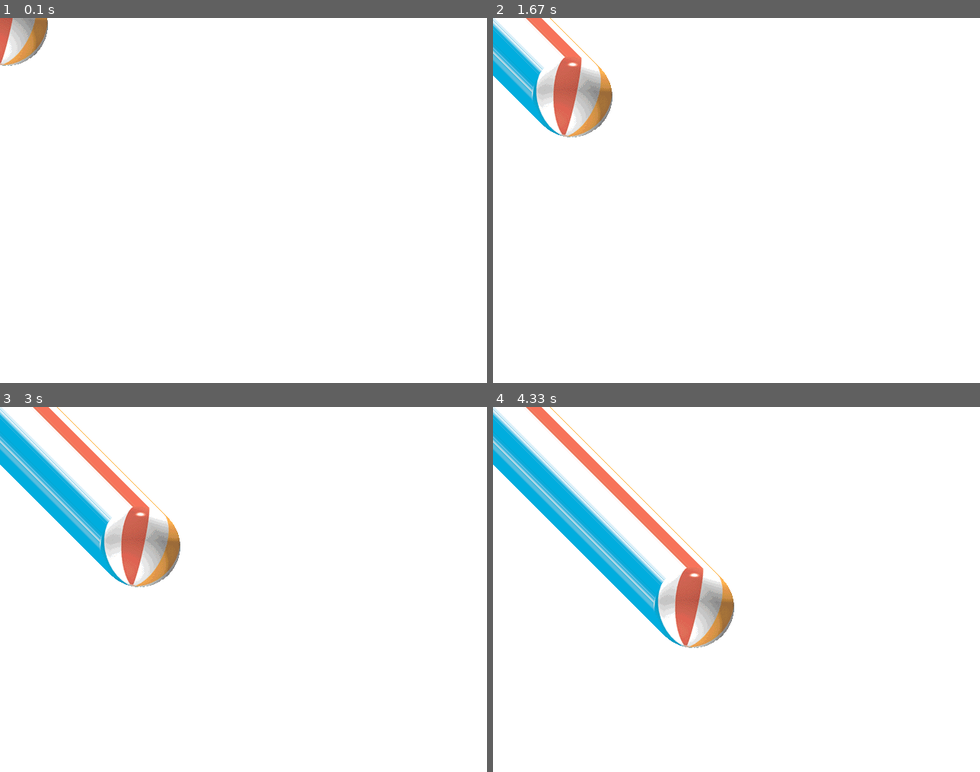
Above: before the commit, frames 1-4 (two rows, left to right).
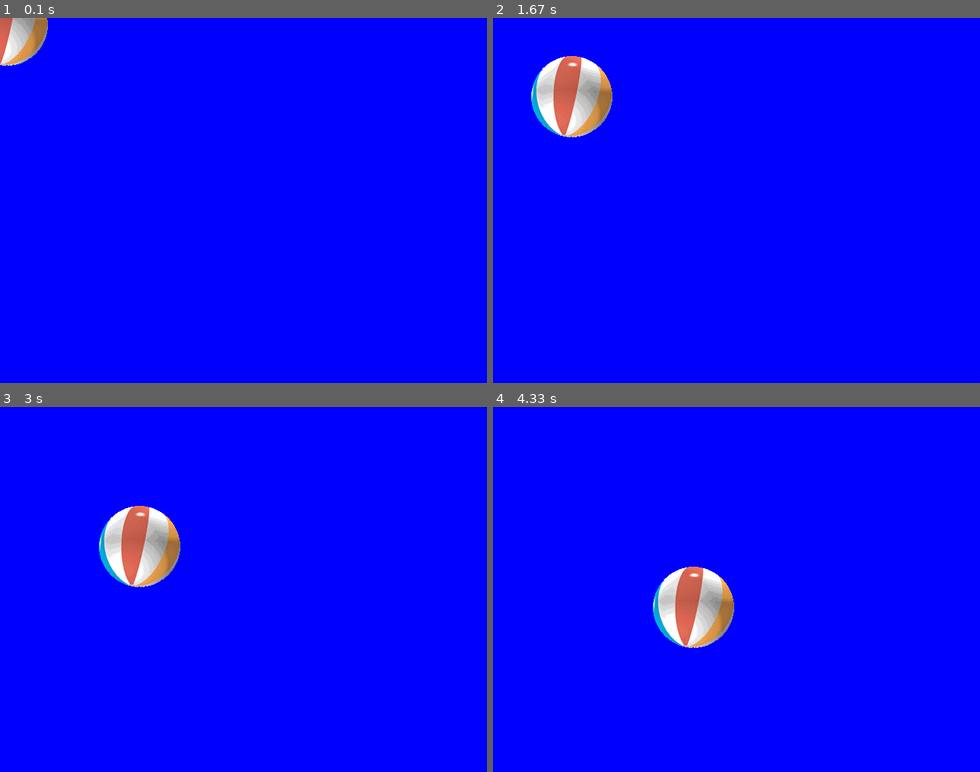
Above: after the commit, the same moments.

Repository: FLT4613/pygame-test
Game: pygame game, started from main.py
Two runs of this game, one before a commit and one after it. Both use one fixed random seed, a clock stepped at 60 frames per second and the inputs below.
Inputs:
- Up to frame 1 (0.1 s): no input
- Up to frame 2 (1.67 s): no input
- Up to frame 3 (3 s): no input
- Up to frame 4 (4.33 s): no input

The runs differ from the first frame. In frame 1, 99% of the frame differs, in the area x 0-100%, y 0-100%; in frame 2, 97%; in frame 3, 97%; in frame 4, 97%.

Commit message:
ボールが伸びるのを防ぐ

Diff:
--- a/main.py
+++ b/main.py
@@ -11,6 +11,7 @@
 while 1:
     player.center = (x, y)
 
+    screen.fill((0, 0, 255))
     screen.blit(player_image, player)
 
     x += 1
